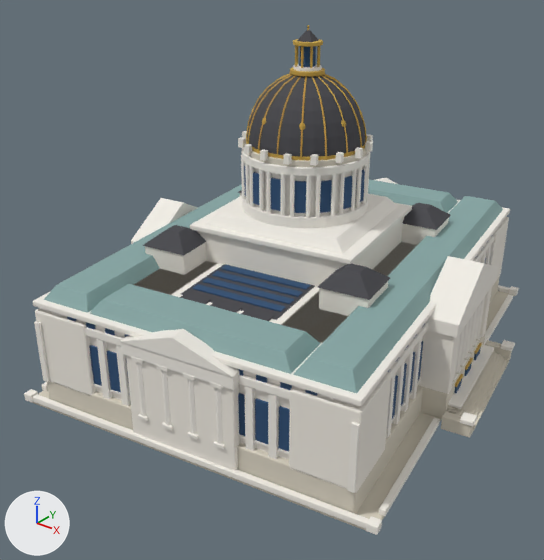
A saved change to the Blender file artifacts/city-hall/city-hall.blend.
Camera for both pictures: a camera (50 mm lens) standing at (118.7, -163.2, 119.2) and looking at (-0.9, -13.7, 26.5). The lights are fixed; the arrows at lower left show +X, +Y and +Z. The older version comes first.

In view in the first picture: 'CityHall_cream', 'CityHall_glass', 'CityHall_gold', 'CityHall_roofc', 'CityHall_roofd', 'CityHall_sand', 'CityHall_stone', 'CityHall_trim'.
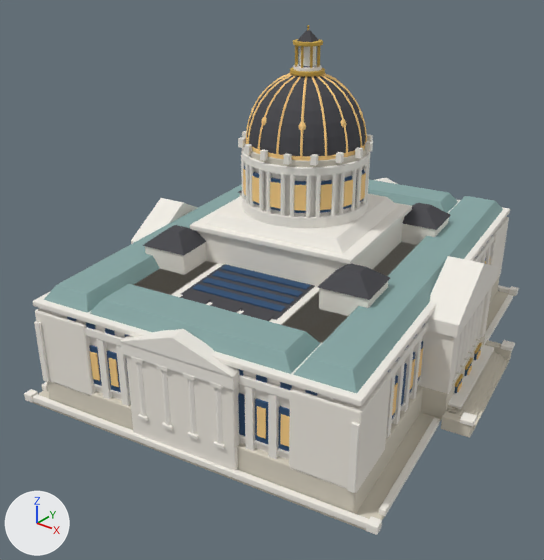
Location of each change, [x1, y1, x2, y2] in pixels of the pictures (544 x 560 px):
```json
{"object": "CityHall_gold_Glow", "change": "added", "after": [90, 73, 490, 447]}
{"object": "CityHall_white_Glow", "change": "added", "after": [299, 46, 316, 66]}
{"object": "CityHall_gold", "change": "unchanged, covered by the edit", "before": [246, 25, 482, 387], "after": [290, 25, 482, 387]}
```

Scene script edits in JSON lines:
```json
{"op": "add", "block": "mat_toy_white_glow", "code": ["mat_toy_white_glow = principled_material('Toy_white_Glow')", "mat_toy_white_glow.base_color = (0.93, 0.905, 0.839)  # white #f7f4ec", "mat_toy_white_glow.roughness = 0.84"]}
{"op": "add", "block": "mat_toy_gold_glow", "code": ["mat_toy_gold_glow = principled_material('Toy_gold_Glow')", "mat_toy_gold_glow.base_color = (1.0, 0.658, 0.25)  # beige #ffd489", "mat_toy_gold_glow.roughness = 0.84"]}
{"op": "add", "block": "me_cylinder_071", "code": ["me_cylinder_071 = bpy.data.meshes.new('Cylinder.071')", "me_cylinder_071.from_pydata(...)  # a 12-sided cylinder along z spanning x -2.19..2.19, y -2.19..2.19, z 83.9..88.9", "me_cylinder_071.materials.append(mat_toy_white_glow)  # white #f7f4ec"]}
{"op": "add", "block": "me_cylinder_059", "code": ["me_cylinder_059 = bpy.data.meshes.new('Cylinder.059')", "me_cylinder_059.from_pydata(...)  # 2000 vertices, 1714 faces; spans x -53.6..53.6, y -67.0..67.0, z 2.1..82.2", "me_cylinder_059.materials.append(mat_toy_gold_glow)  # beige #ffd489"]}
{"op": "add", "block": "ob_cityhall_white_glow", "code": ["ob_cityhall_white_glow = bpy.data.objects.new('CityHall_white_Glow', me_cylinder_071)", "ob_cityhall_white_glow.location = (0.0, 0.0, 0.0)"]}
{"op": "add", "block": "ob_cityhall_gold_glow", "code": ["ob_cityhall_gold_glow = bpy.data.objects.new('CityHall_gold_Glow', me_cylinder_059)", "ob_cityhall_gold_glow.location = (0.0, 0.0, 0.0)"]}
```
